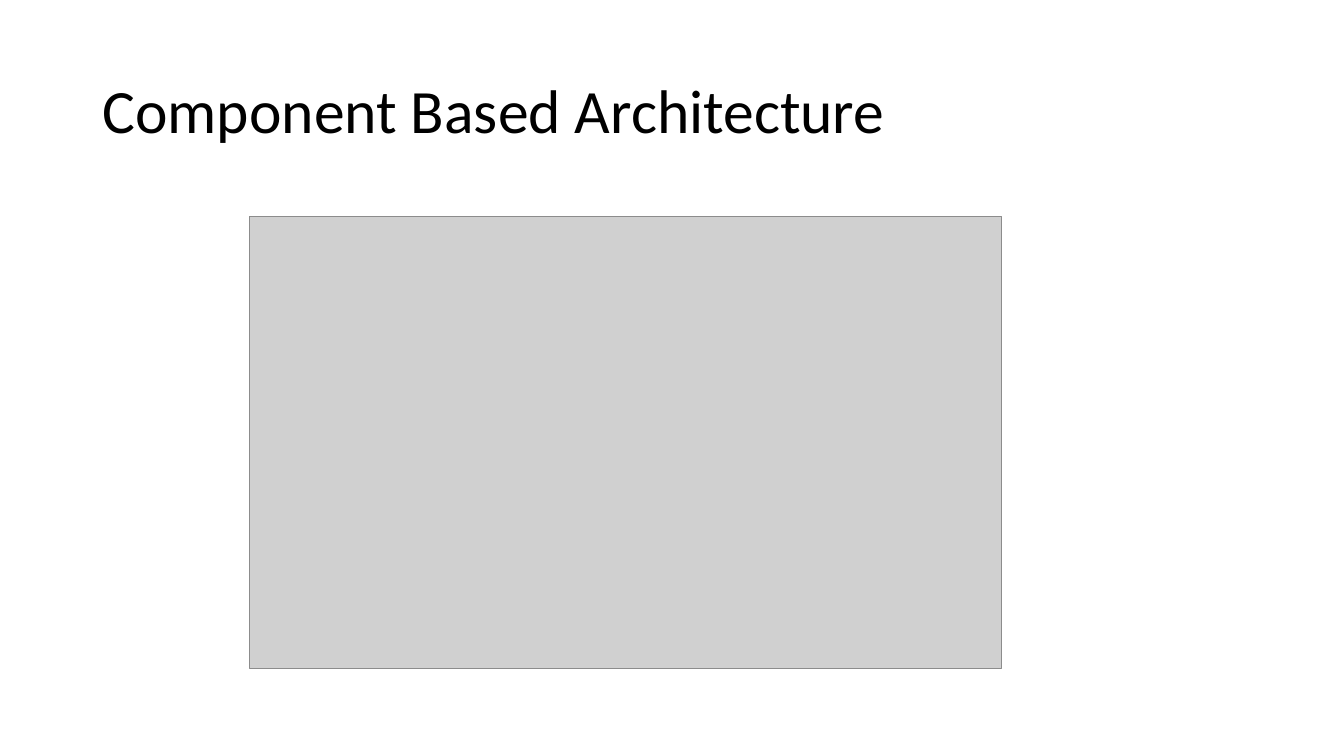
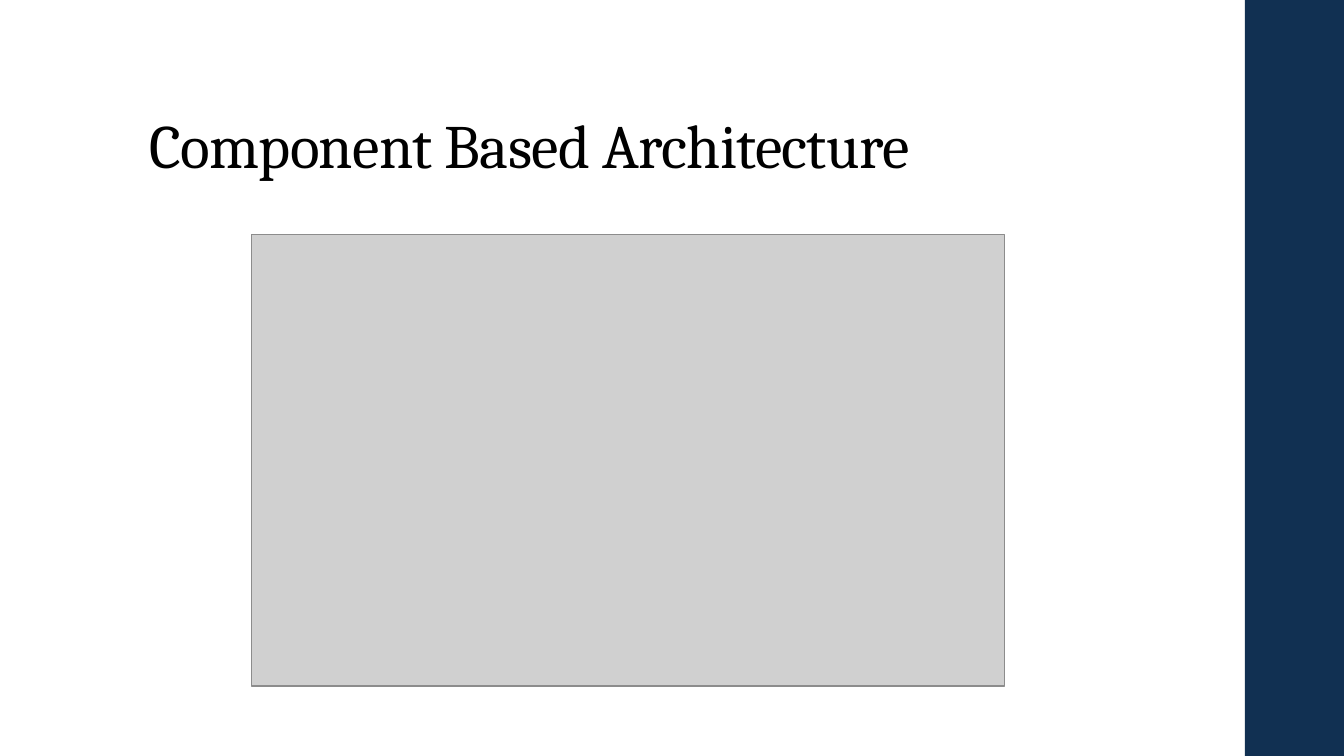
Before and after one commit to Prasundas99/Web-Development-Traning, a slide deck: slide 4 of 14.React/React.pptx. Drawn at 1344x756 pixels with LibreOffice and Linux fonts; fonts in the diff are those of the drawing; grey boxes stand for pictures. Boxes give left, top, right and bottom in pixels: in the first picture for what was removed or moved away, otherwise in the second. Text is boxed around its words. In the diff, an @@ line names an element or a change of style, - is before the commit and + after.

```diff
--- a/14.React/React.pptx
+++ b/14.React/React.pptx
@@ rectangle added at [1245, 0, 1344, 756], fill #113052 @@
@@ title "Component Based Architecture": place and size @@
-title "Component Based Architecture" at [102, 90, 884, 143]
+title "Component Based Architecture" at [149, 125, 909, 181]
@@ title "Component Based Architecture" at [149, 125, 909, 181]: font Calibri to Cambria, letter spacing 0 to -0.5 pt; vertical alignment middle to bottom @@
@@ picture: place and size @@
-picture at [249, 217, 1002, 668]
+picture at [252, 234, 1005, 686]
```
Also in this commit, not shown: 13 other slides changed, 3 slides added, 3 slides removed, 10 other files.
